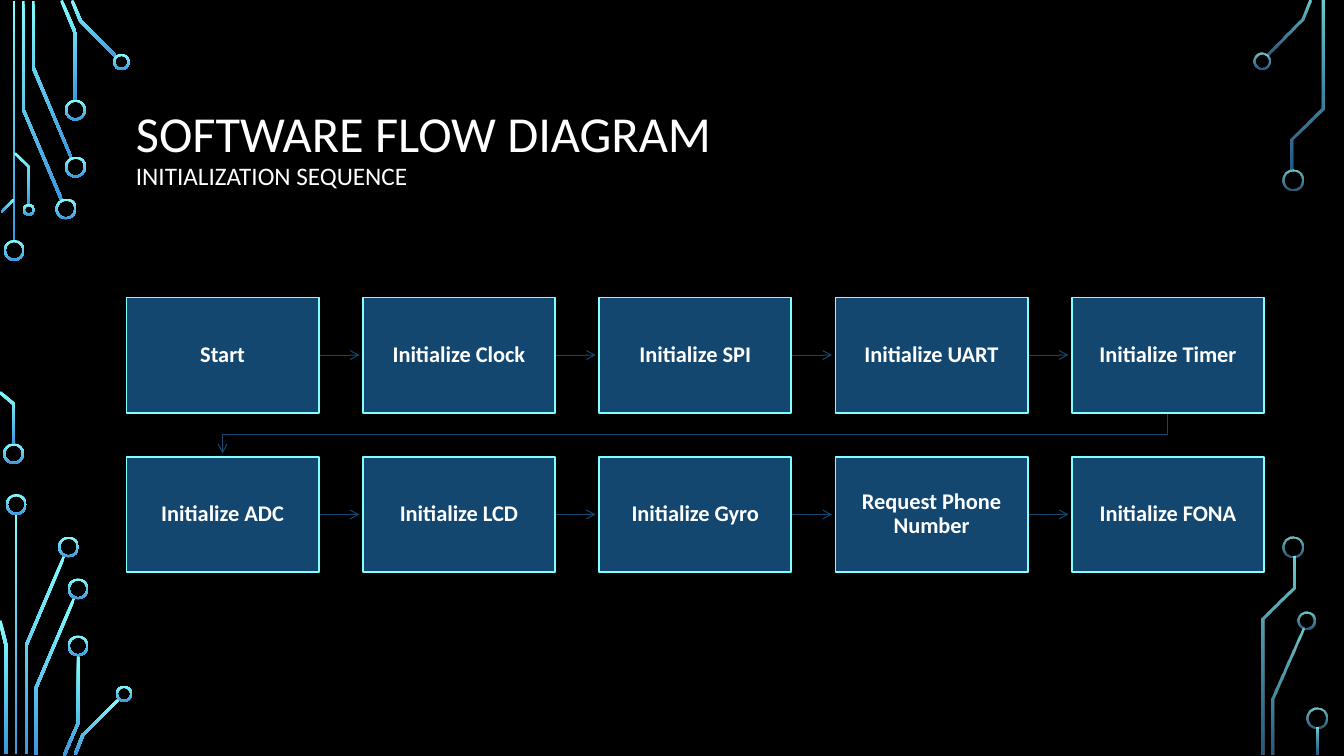
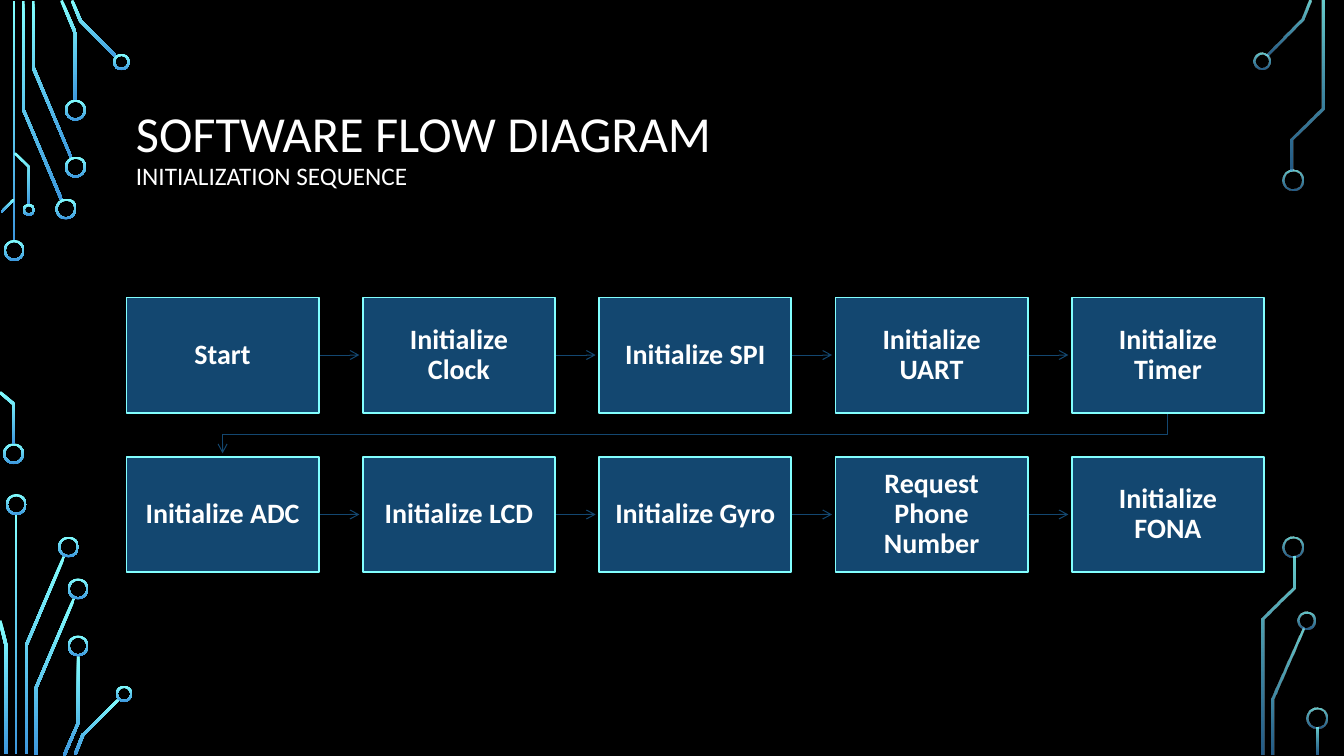
Before and after one commit to bkzshabbaz/EADAS, a slide deck: slide 4 of EADAS - 12-7.pptx. Drawn at 1344x756 pixels with LibreOffice and Linux fonts; fonts in the diff are those of the drawing; background and template pictures are left out. Boxes give left, top, right and bottom in pixels: in the first picture for what was removed or moved away, otherwise in the second. Text is boxed around its words. In the diff, an @@ line names an element or a change of style, - is before the commit and + after.

Commit message:
added module names in hardware block diagram

```diff
--- a/EADAS - 12-7.pptx
+++ b/EADAS - 12-7.pptx
@@ size 16 to 20 pt; more space between paragraphs in 10 elements at <box>194,345,250,365</box>, <box>410,329,508,379</box>, <box>625,344,766,365</box>, <box>883,329,981,380</box>, <box>1119,329,1217,379</box>, <box>146,503,299,524</box>, <box>385,503,533,524</box>, <box>615,503,775,528</box>, <box>884,475,979,554</box>, <box>1119,488,1217,538</box> @@
```
Also in this commit, not shown: 2 other slides changed, 2 other files.
